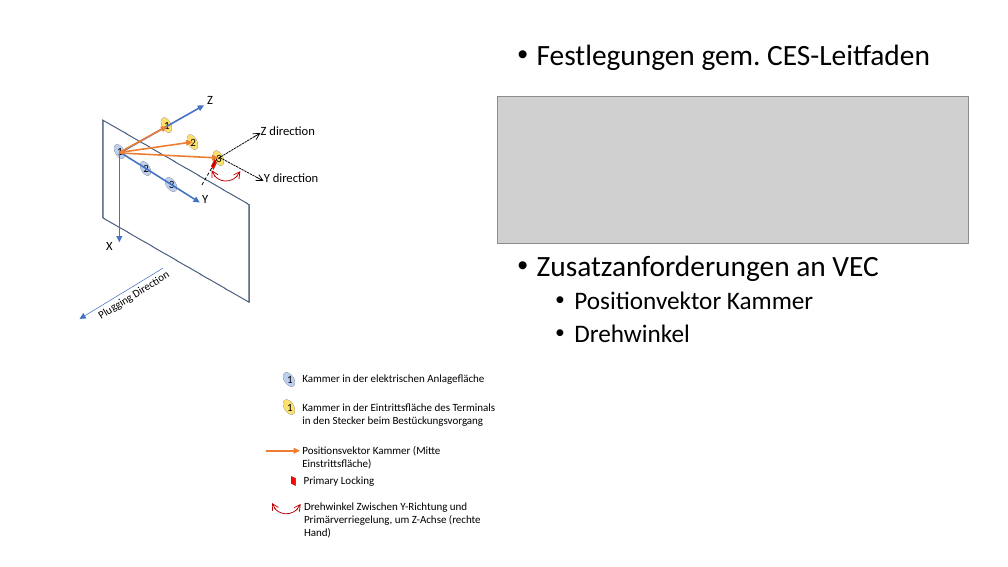
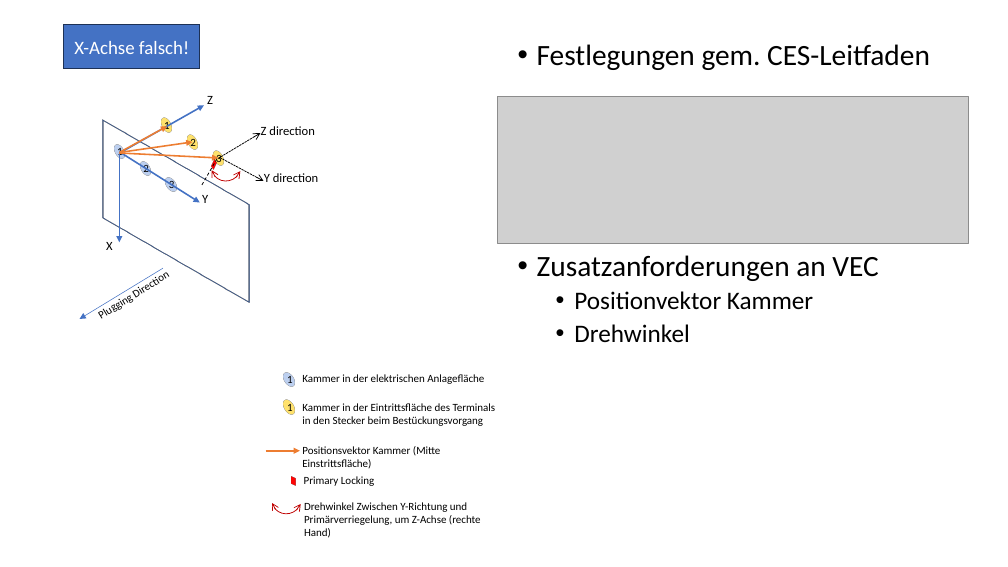
Before and after one commit to prostep-ivip-e-V/vec, a slide deck: slide 1 of vec/models/KBLFRM-1033.pptx. Drawn at 1008x567 pixels with LibreOffice and Linux fonts; fonts in the diff are those of the drawing; grey boxes stand for pictures. Boxes give left, top, right and bottom in pixels: in the first picture for what was removed or moved away, otherwise in the second. Text is boxed around its words. In the diff, an @@ line names an element or a change of style, - is before the commit and + after.

```diff
--- a/vec/models/KBLFRM-1033.pptx
+++ b/vec/models/KBLFRM-1033.pptx
@@ rectangle added at box(64, 24, 200, 69), fill #4472C4, outline #1E3256 1 pt, 18 pt, text #FFFFFF @@
+X-Achse falsch!
```
Also in this commit, not shown: 1 other slide changed, 2 other files.
